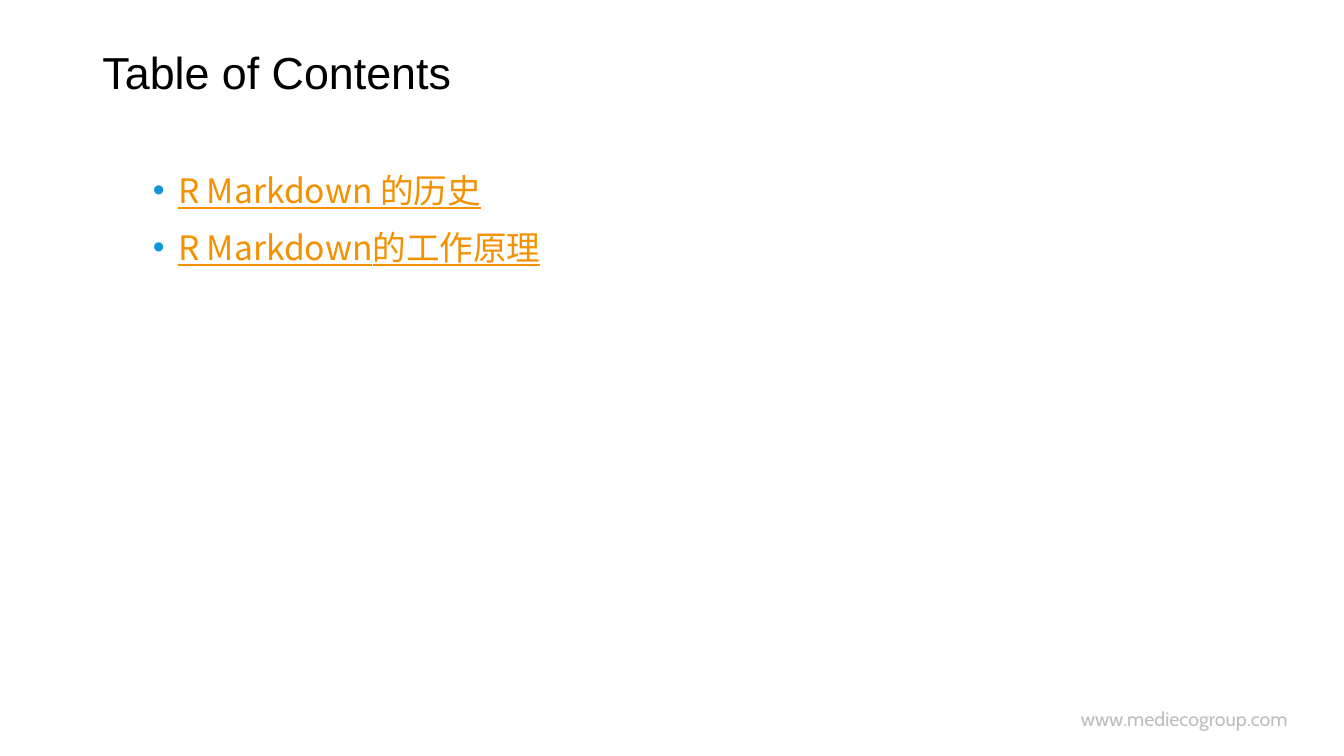
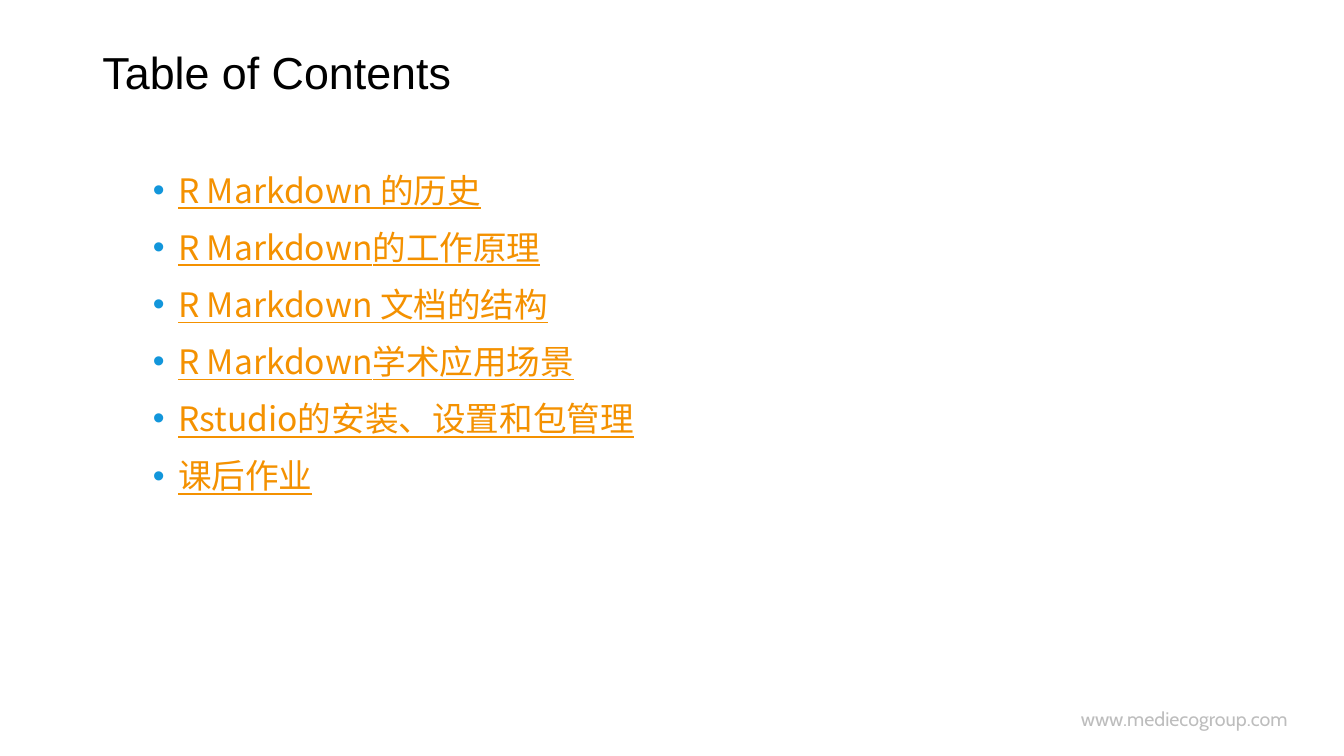
Before and after one commit to hao203/rmd_china, a slide deck: slide 2 of slides/01.History&Works/01-History-Works.pptx. Drawn at 1344x756 pixels with LibreOffice and Linux fonts; fonts in the diff are those of the drawing; background and template pictures are left out. Boxes give left, top, right and bottom in pixels: in the first picture for what was removed or moved away, otherwise in the second. Text is boxed around its words. In the diff, an @@ line names an element or a change of style, - is before the commit and + after.

```diff
--- a/slides/01.History&Works/01-History-Works.pptx
+++ b/slides/01.History&Works/01-History-Works.pptx
@@ text at bbox=[178, 288, 634, 495]: paragraphs added @@
+  • R Markdown 文档的结构
+  • R Markdown学术应用场景
+  • Rstudio的安装、设置和包管理
+  • 课后作业
```
Also in this commit, not shown: 2 other slides changed, 12 slides added, 3 slides removed, 14 other files.
